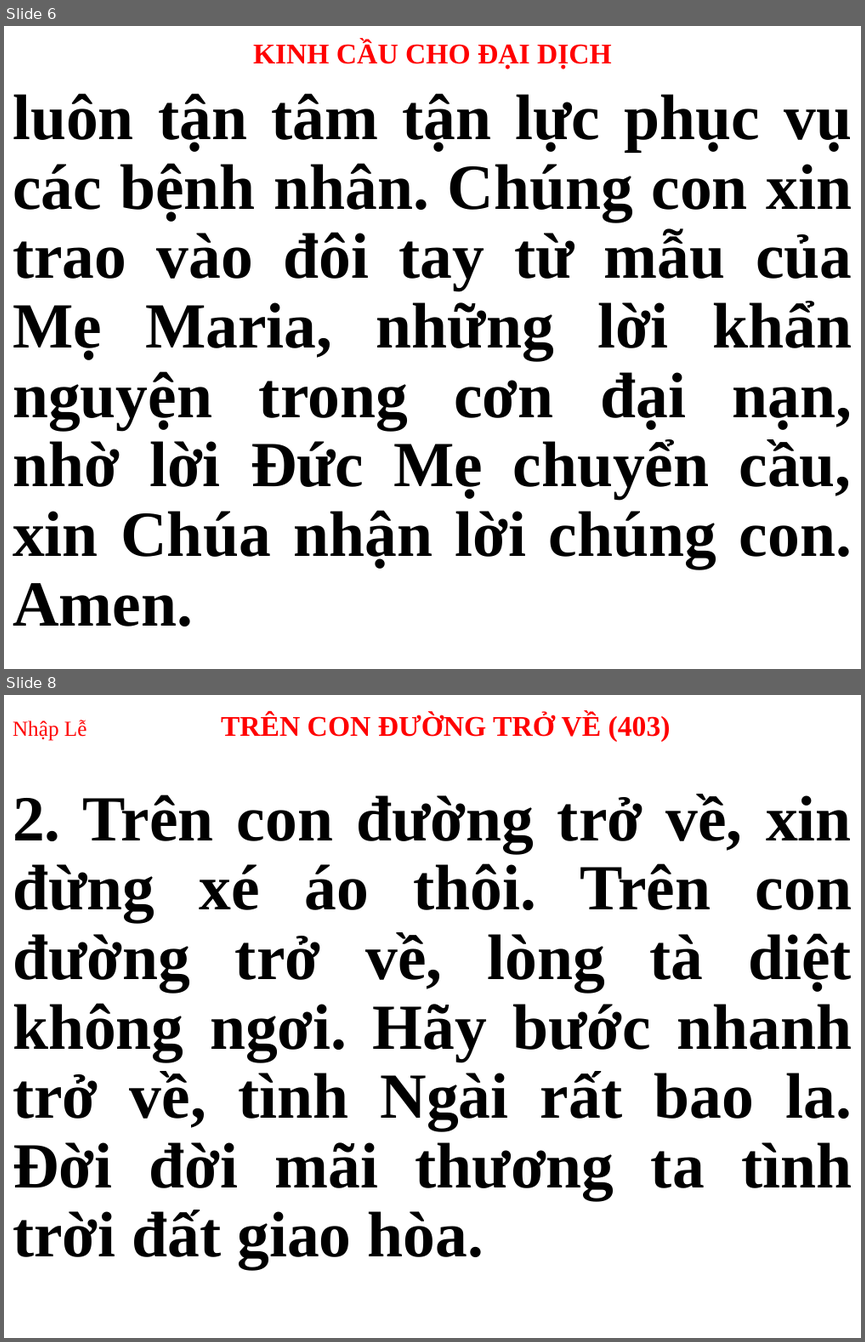
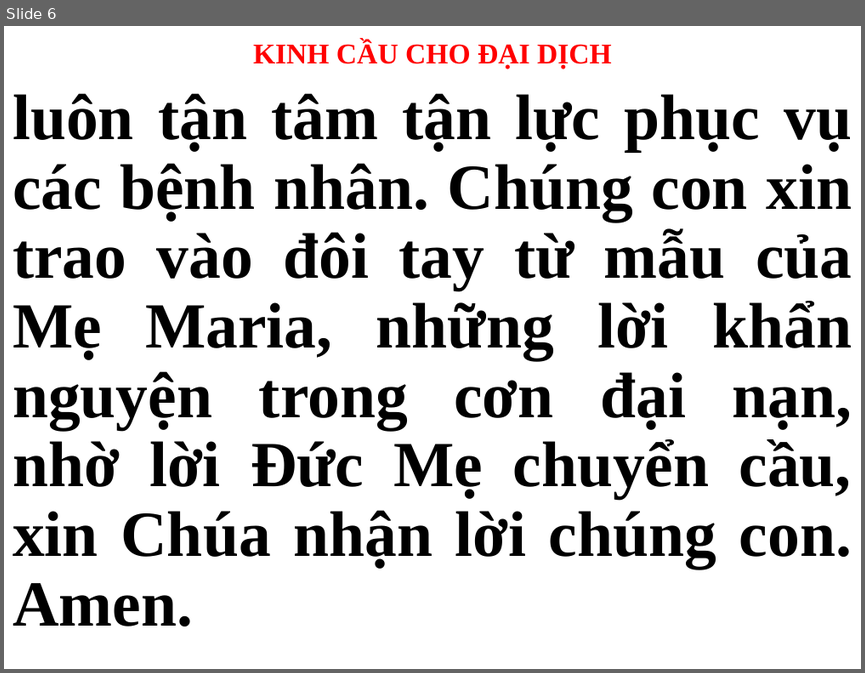
Before and after one commit to webfullstack99/usb-songs, a slide deck: Thứ 3.pptx. Shown one above the other, each under a label of ours: slides 6 and 8 before the commit, slide 6 after it; the slides between them are not shown. The pictures are 865x1342 and 865x673 pixels, drawn with LibreOffice and Linux fonts; fonts in the diff are those of the drawing. Boxes give left, top, right and bottom in pixels: in the first picture for what was removed or moved away, otherwise in the second. Text is boxed around its words. In the diff, an @@ line names an element or a change of style, - is before the commit and + after.

```diff
--- a/Thứ 3.pptx
+++ b/Thứ 3.pptx
@@ slide 8 removed at (4,695,861,1338), background #FFFFFF @@
@@ title removed at (12,713,670,741) @@
-Nhập Lễ TRÊN CON ĐƯỜNG TRỞ VỀ (403)
@@ subtitle removed at (12,794,851,1270) @@
-2. Trên con đường trở về, xin đừng xé áo thôi. Trên con đường trở về, lòng tà diệt không ngơi. Hãy bước nhanh trở về, tình Ngài rất bao la. Đời đời mãi thương ta tình trời đất giao hòa.
```
Also in this commit, not shown: 2 slides changed, 15 slides added, 13 other slides removed.
